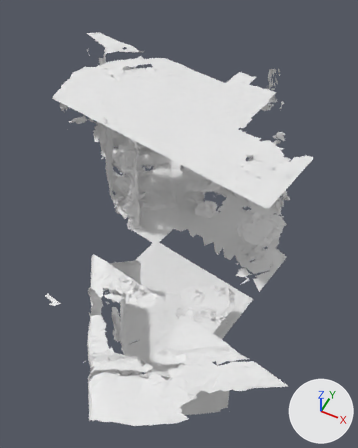
A saved change to the OBJ model src/unity/unity-vision-demo/Assets/HoloToolkit/SpatialMapping/Tests/Support/SRMesh.obj.
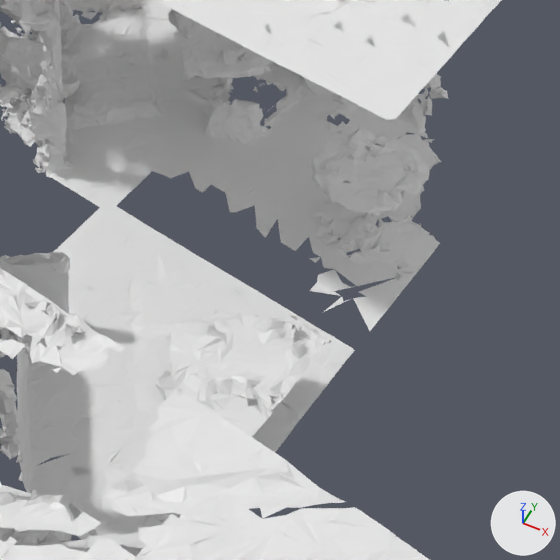
There are two pictures of each version: one whole from a 50 mm camera at (1.62, -4.03, 7.28) aimed at (-1.33, 1.86, -0.09), one close up on the part from 32% to 93% of the width and 36% to 85% of the height. Arrows for +X, +Y and +Z are at lower right; the lights stay in place. Where no turn or scale is listed for an object, it has been applied to the vertices. Vertices at the same position are counted once.
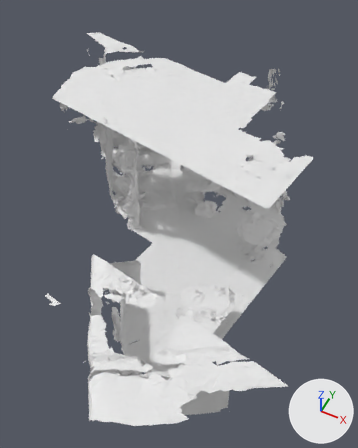
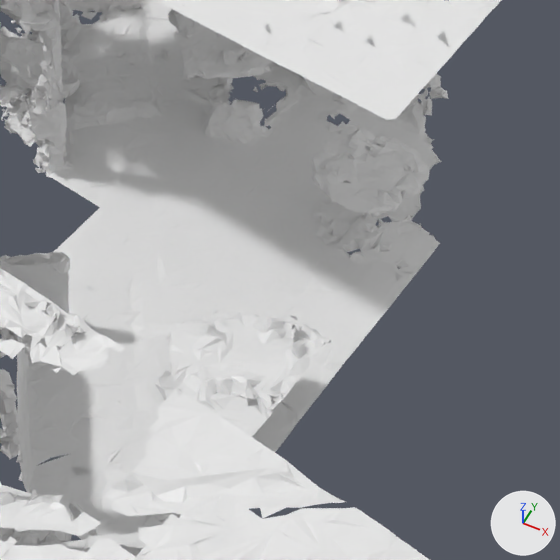
What differs and where, as boxes (x1, y1, x2, y2) in the close-ups (560 x 560 px):
'Object.11', reshaped (14% wider, 9% taller)
    before: (148, 37, 442, 331)
    after: (106, 37, 442, 358)
part 1 of me_object_11, added
    after: (106, 167, 370, 358)
part 2 of me_object_11, added
    after: (260, 79, 287, 91)
part 3 of me_object_11, added
    after: (375, 133, 433, 151)

Edits to the bpy script that builds the scene:
```text
Change me_object_11:
    used by ob_object_11; location = (0.0, 0.0, 0.0)
    remove me_object_11.from_pydata(...)  # 2080 vertices, 3415 faces; spans x -1.88..0.75, y 1.76..4.39, z -1.17..-0.19
    add me_object_11.from_pydata(...)  # 2354 vertices, 3899 faces; spans x -2.0..0.75, y 1.44..4.39, z -1.22..-0.19
    me_object_11 part 1: 222 vertices added at x -2.0..0.52, y 1.44..2.6, z -1.2..-1.1
    me_object_11 part 2: 18 vertices added at x -1.44..-1.01, y 3.88..4.03, z -1.18..-1.13
    me_object_11 part 3: 10 vertices added at x -0.11..0.34, y 3.68..4.02, z -1.17..-1.12
```
